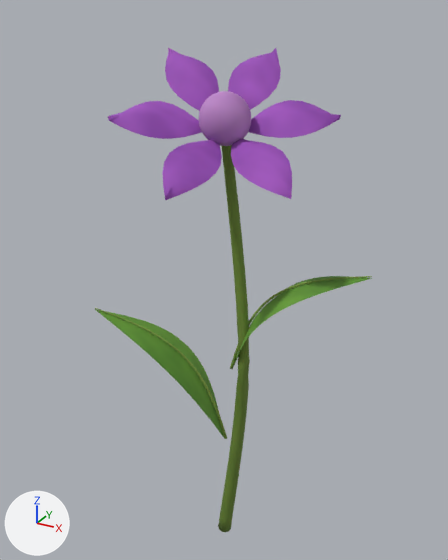
Before and after pictures for a commit that changed the Blender file models/items/plants/herbs/tybalt_star.blend.
Before and after are seen from a 50 mm camera at (0.146, -0.266, 0.312) aimed at (-0.004, 0.006, 0.176). Lighting does not change. The marker at lower left points along +X, +Y and +Z. The first picture is the older version.

Objects in the first picture: 'Herb'.
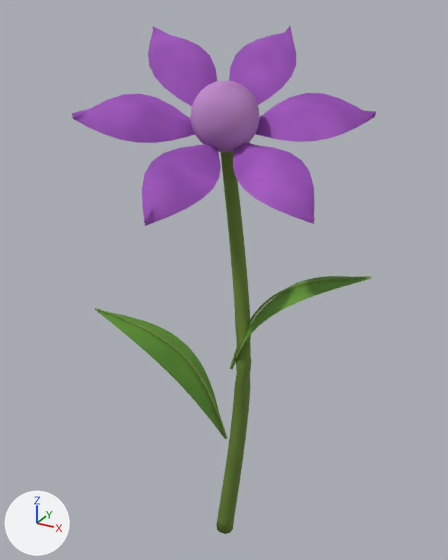
Edits to the bpy script that builds the scene:
```text
Change me_stem:
    used by ob_herb; location = (0.0, 0.0, 0.0)
    remove me_stem.from_pydata(...)  # 1784 vertices, 1654 faces; spans x -0.075..0.075, y -0.05..0.045, z 0.005..0.293
    add me_stem.from_pydata(...)  # 1784 vertices, 1654 faces; spans x -0.075..0.075, y -0.066..0.059, z 0.004..0.303
    me_stem part 1: 549 vertices moved from x -0.046..0.049, y -0.05..0.045, z 0.005..0.293 to x -0.06..0.064, y -0.066..0.059, z 0.004..0.303; 3 vertices removed from x -0.015..0.018, y -0.012..0.008, z 0.25..0.263; 3 vertices added at x -0.026..0.03, y -0.021..0.013, z 0.249..0.266
```

What differs and where, as boxes (x1, y1, x2, y2) in the pictures (448 x 560 px; the box of a moved part takes in the faces that stretch with it):
'Herb', reshaped (10% wider): before (95, 48, 372, 532); after (72, 26, 376, 534)
part 1 of me_stem, moved or reshaped: before (108, 48, 341, 532); after (72, 26, 376, 534)
